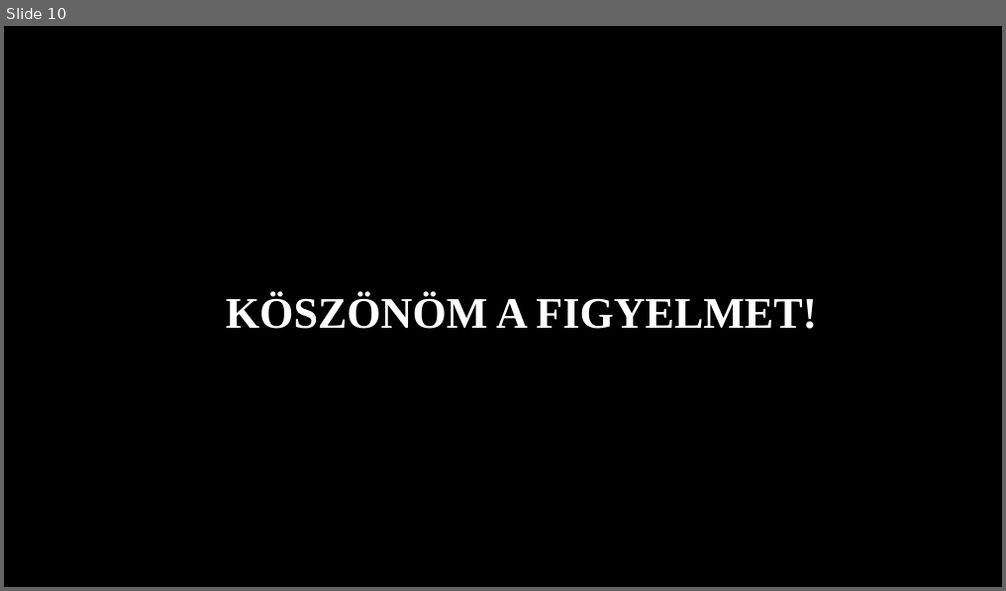
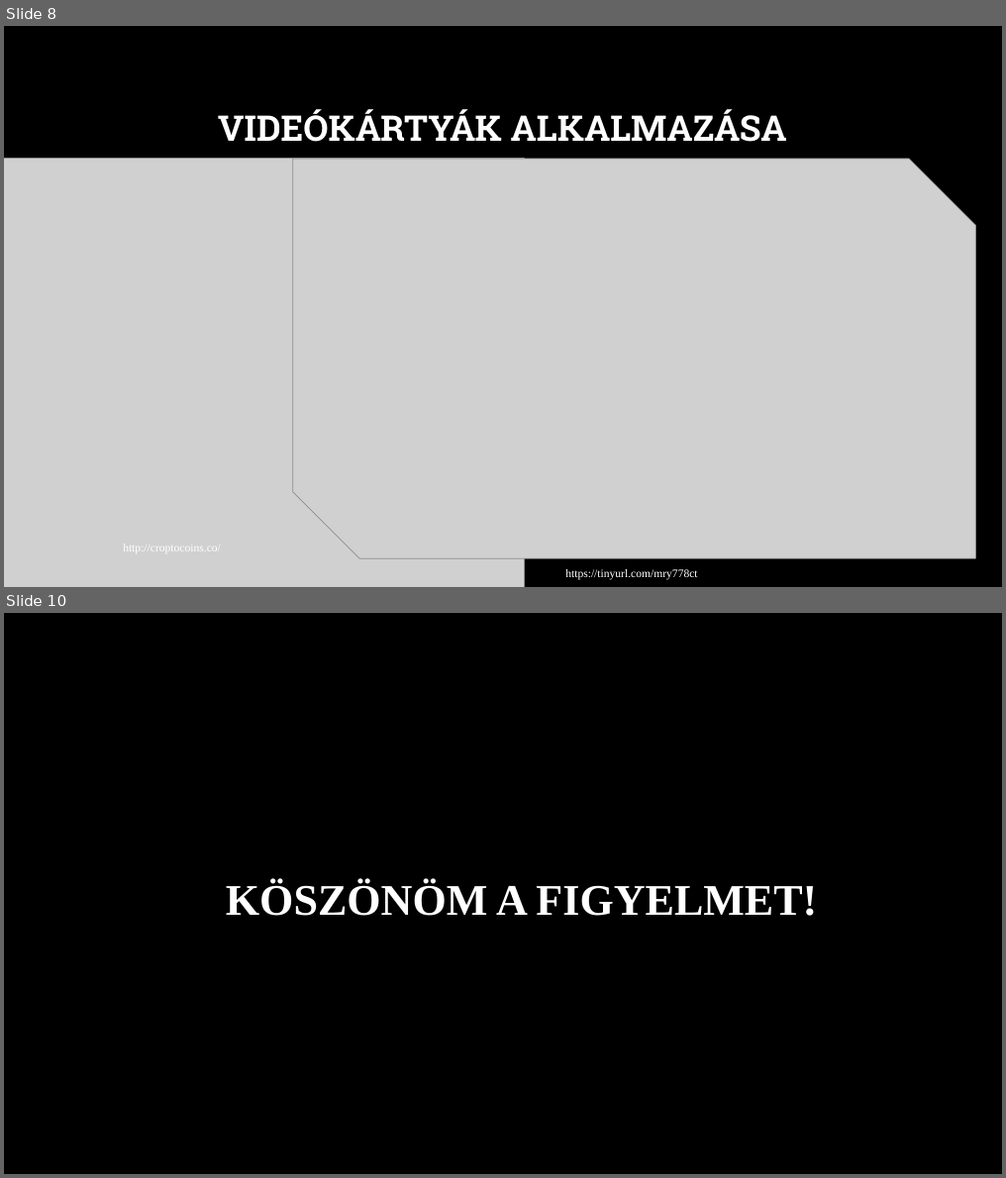
Before and after one commit to MszrsRicsi/Paprika, a slide deck: Videokartyak.pptx. Shown one above the other, each under a label of ours: slide 10 before the commit, slides 8 and 10 after it; the slides between them are not shown. The pictures are 1006x591 and 1006x1178 pixels, drawn with LibreOffice and Linux fonts; fonts in the diff are those of the drawing; grey boxes stand for pictures; background and template pictures are left out. Boxes give left, top, right and bottom in pixels: in the first picture for what was removed or moved away, otherwise in the second. Text is boxed around its words. In the diff, an @@ line names an element or a change of style, - is before the commit and + after.

```diff
--- a/Videokartyak.pptx
+++ b/Videokartyak.pptx
@@ slide 8 added at (4,26,1002,587), background picture (left out) @@
@@ title added at (218,109,787,142), 34 pt, text #FFFFFF, bold @@
+VIDEÓKÁRTYÁK ALKALMAZÁSA
@@ picture added at (4,159,525,587) @@
@@ picture added at (293,159,976,559) @@
@@ text added at (123,544,221,554), 11 pt, text #FFFFFF @@
+http://croptocoins.co/
@@ text added at (565,570,697,580), 11 pt, text #FFFFFF @@
+https://tinyurl.com/mry778ct
```
Also in this commit, not shown: 7 slides changed, 1 slide removed.
